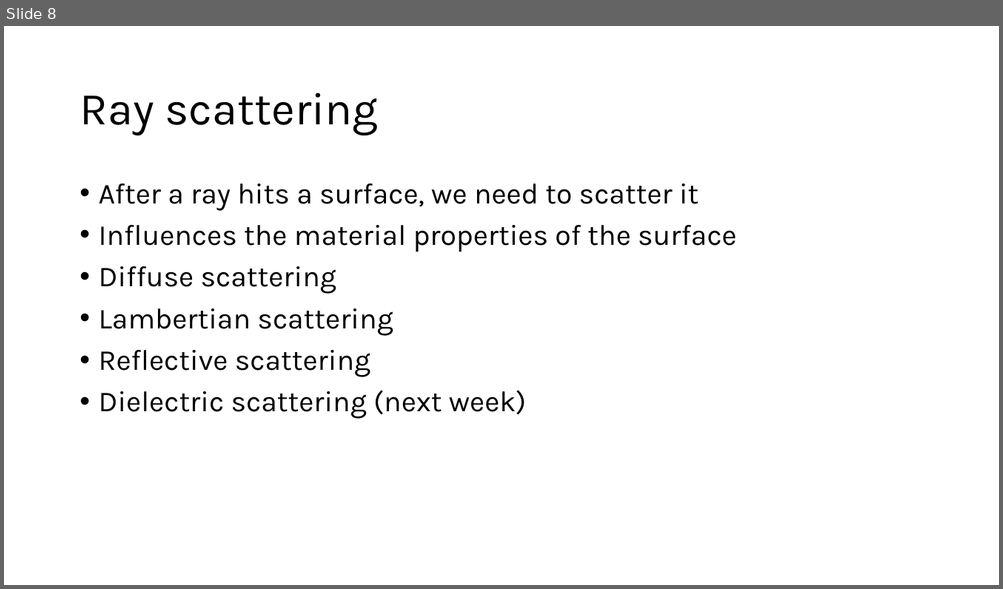
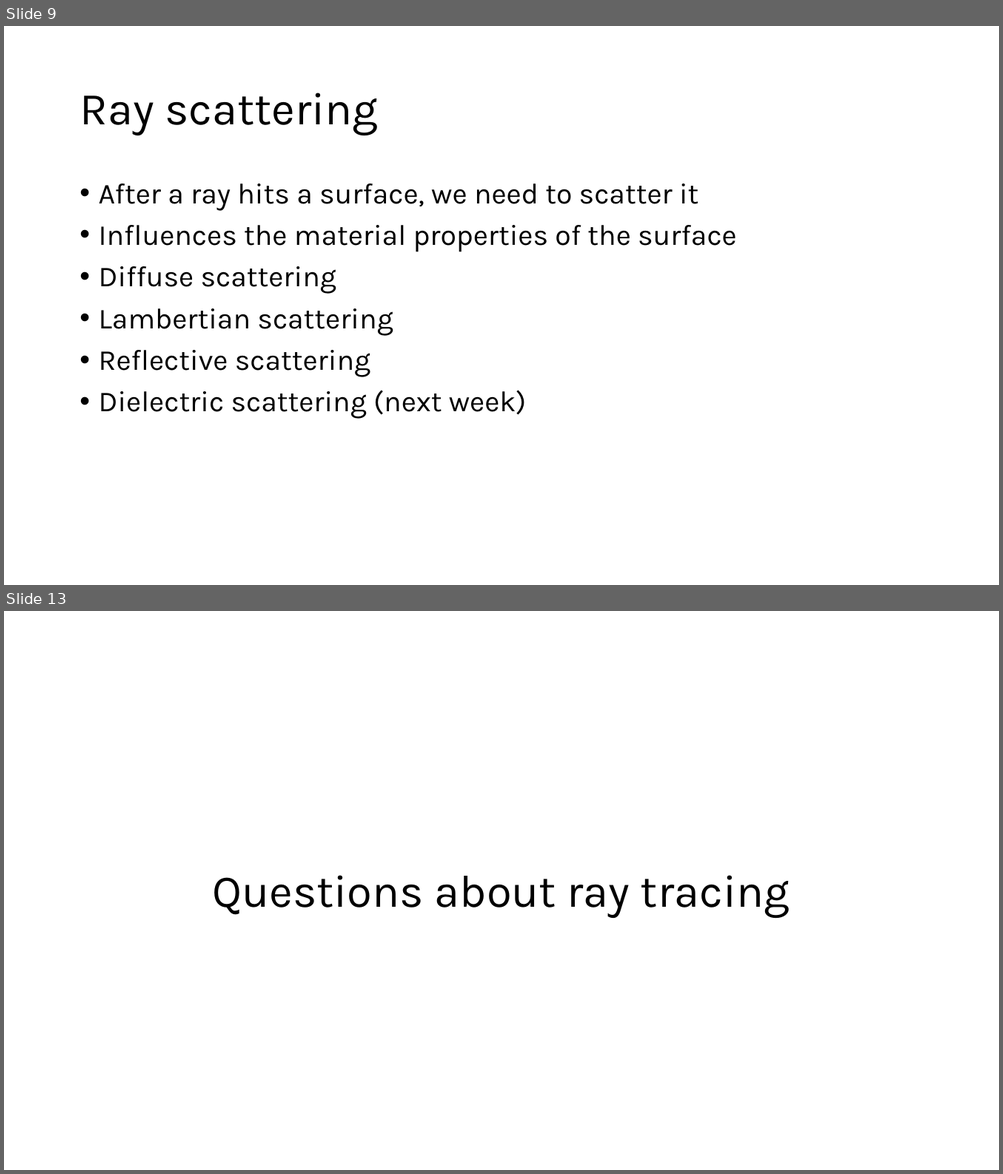
Before and after one commit to Gopher-Graphics/RaytracingWorkshop2026, a slide deck: Raytracing Workshop.pptx. Shown one above the other, each under a label of ours: slide 8 before the commit, slides 9 and 13 after it; the slides between them are not shown. The pictures are 1003x589 and 1003x1174 pixels, drawn with LibreOffice and Linux fonts; fonts in the diff are those of the drawing. Boxes give left, top, right and bottom in pixels: in the first picture for what was removed or moved away, otherwise in the second. Text is boxed around its words. In the diff, an @@ line names an element or a change of style, - is before the commit and + after.

```diff
--- a/Raytracing Workshop.pptx
+++ b/Raytracing Workshop.pptx
@@ slide 13 added at (4,611,999,1170), background #FFFFFF @@
@@ title added at (212,875,789,918), 44 pt, text #000000 @@
+Questions about ray tracing
@@ what was slide 8 is now slide 9 @@
```
Also in this commit, not shown: 7 slides changed, 3 other slides added, 1 slide removed, 1 other file.
